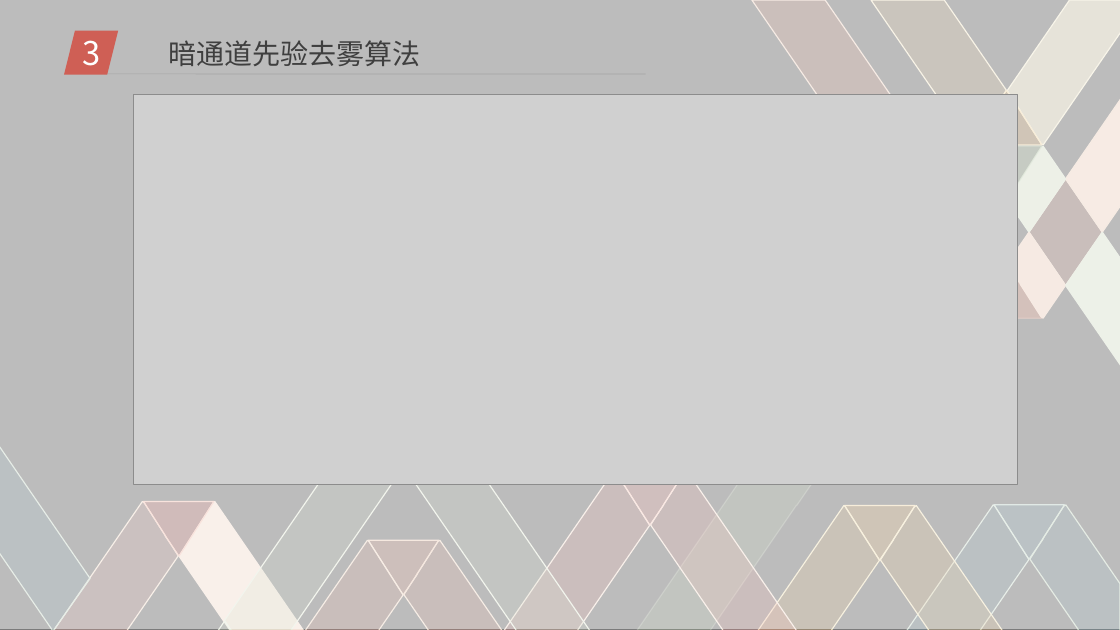
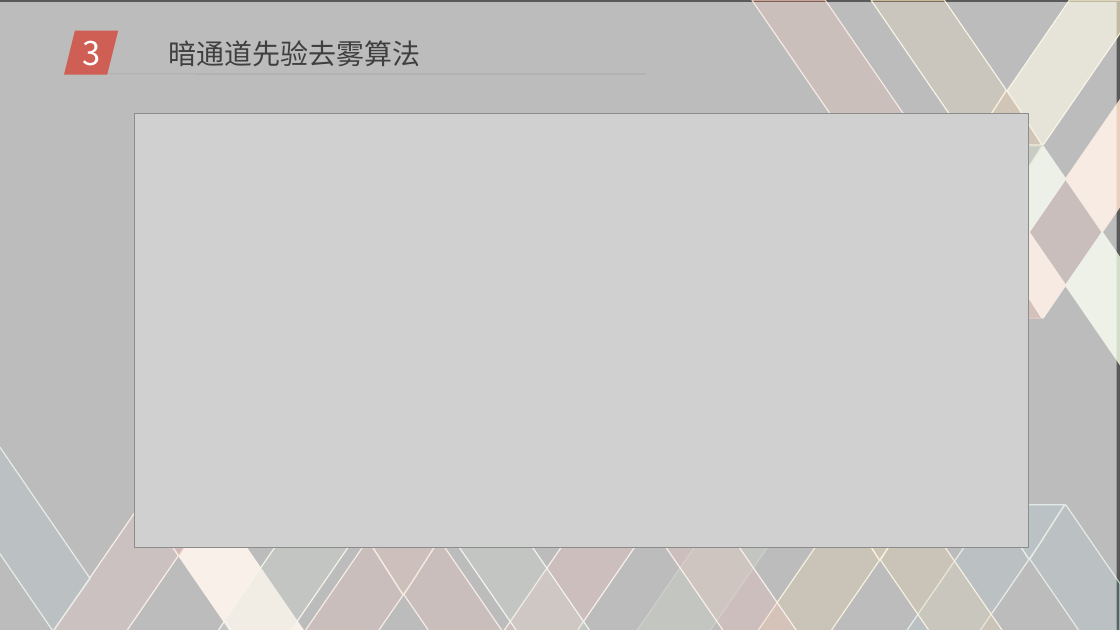
Before and after one commit to DigitalMedia2017-20/Mid-term, a slide deck: slide 10 of pre.ppt. Drawn at 1120x630 pixels with LibreOffice and Linux fonts; fonts in the diff are those of the drawing; grey boxes stand for pictures; background and template pictures are left out. Boxes give left, top, right and bottom in pixels: in the first picture for what was removed or moved away, otherwise in the second. Text is boxed around its words. In the diff, an @@ line names an element or a change of style, - is before the commit and + after.

```diff
--- a/pre.ppt
+++ b/pre.ppt
@@ picture: place and size @@
-picture at box(133, 94, 1018, 484)
+picture at box(135, 113, 1028, 547)
@@ freeform shape removed at box(615, 470, 685, 525) @@
```
Also in this commit, not shown: 9 other slides changed, 3 slides added.
